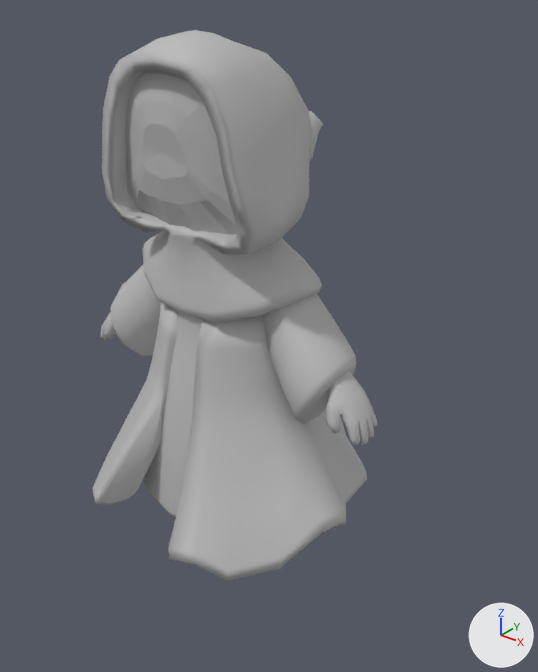
One commit to the Blender file WorkingFiles/Mage/BlenderRig.blend: the scene before it, then after it.
The view is the same before and after, from a 50 mm lens placed at (1.152, -1.282, 1.402), pointed at (0.139, -0.017, 0.617). Every picture has the same lights, and +X, +Y and +Z are marked at lower right.

In view in the first picture: 'MageCharacter.001'.
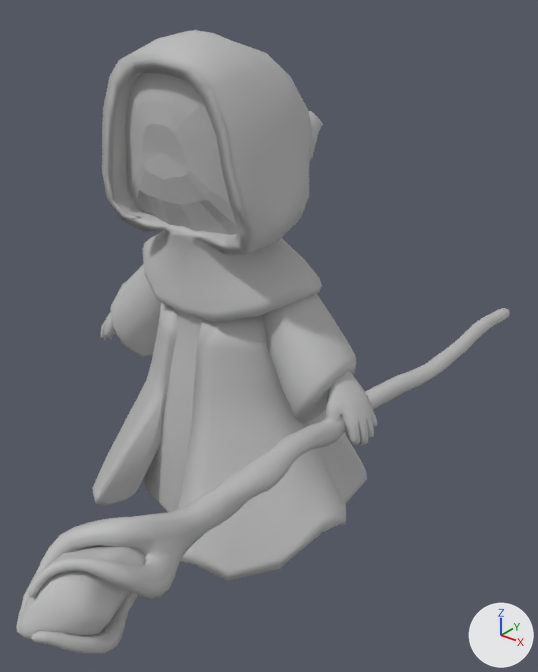
Pixel boxes (x1, y1, x2, y2) of what changed, in the pictures (538 x 672 px):
```json
{"object": "Wizard_Staff_low", "change": "added", "after": [16, 308, 510, 654]}
{"object": "Wizard_Stone_low", "change": "added", "after": [19, 546, 146, 640]}
```

Scene script edits in JSON lines:
```json
{"op": "add", "block": "mat_lambert1", "code": ["mat_lambert1 = principled_material('lambert1')", "mat_lambert1.base_color = (0.5, 0.5, 0.5)  # grey #bcbcbc", "mat_lambert1.roughness = 0.553"]}
{"op": "add", "block": "mat_lambert2", "code": ["mat_lambert2 = principled_material('lambert2')", "mat_lambert2.base_color = (0.5, 0.5, 0.5)  # grey #bcbcbc", "mat_lambert2.roughness = 0.553"]}
{"op": "add", "block": "me_mesh_002", "code": ["me_mesh_002 = bpy.data.meshes.new('Mesh.002')", "me_mesh_002.from_pydata(...)  # 936 vertices, 934 faces; spans x -15.0..6.0, y 1.0..172.0, z -10.0..13.0", "me_mesh_002.materials.append(mat_lambert1)  # grey #bcbcbc"]}
{"op": "add", "block": "me_mesh_001", "code": ["me_mesh_001 = bpy.data.meshes.new('Mesh.001')", "me_mesh_001.from_pydata(...)  # 385 vertices, 383 faces; spans x -11.4..4.5, y 144.5..172.0, z -6.4..9.3", "me_mesh_001.materials.append(mat_lambert2)  # grey #bcbcbc"]}
{"op": "add", "block": "ob_wizard_staff_low", "code": ["ob_wizard_staff_low = bpy.data.objects.new('Wizard_Staff_low', me_mesh_002)", "ob_wizard_staff_low.parent = ob_magestafflp", "ob_wizard_staff_low.location = (0.0, -78.42, 0.0000176)"]}
{"op": "add", "block": "ob_magestafflp", "code": ["ob_magestafflp = bpy.data.objects.new('MageStaffLP', None)", "ob_magestafflp.location = (0.394, -0.023, 0.489)", "ob_magestafflp.rotation_euler = (-0.0984, 0.88, 2.958)  # degrees (-5.6, 50, 169)", "ob_magestafflp.scale = (0.00896, 0.00896, 0.00896)"]}
{"op": "add", "block": "ob_wizard_stone_low", "code": ["ob_wizard_stone_low = bpy.data.objects.new('Wizard_Stone_low', me_mesh_001)", "ob_wizard_stone_low.parent = ob_magestafflp", "ob_wizard_stone_low.location = (0.0, -78.42, 0.0000176)"]}
```
